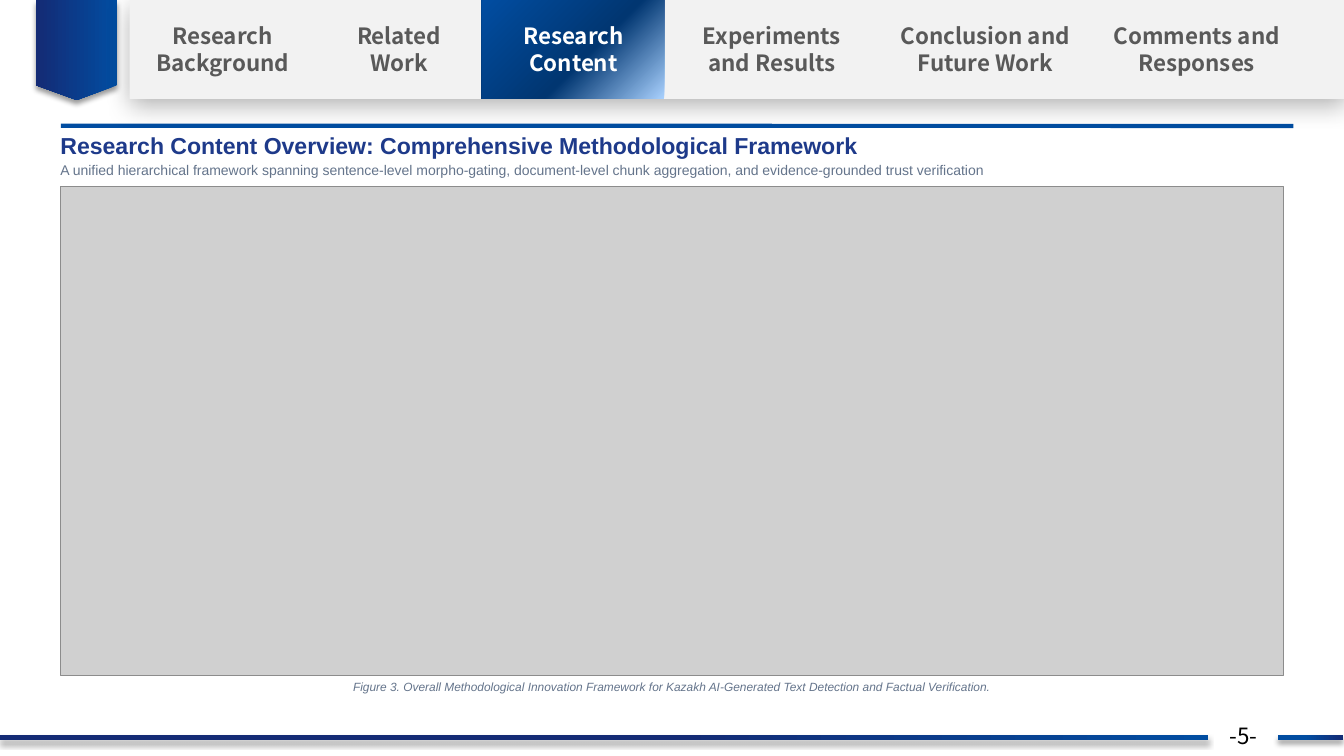
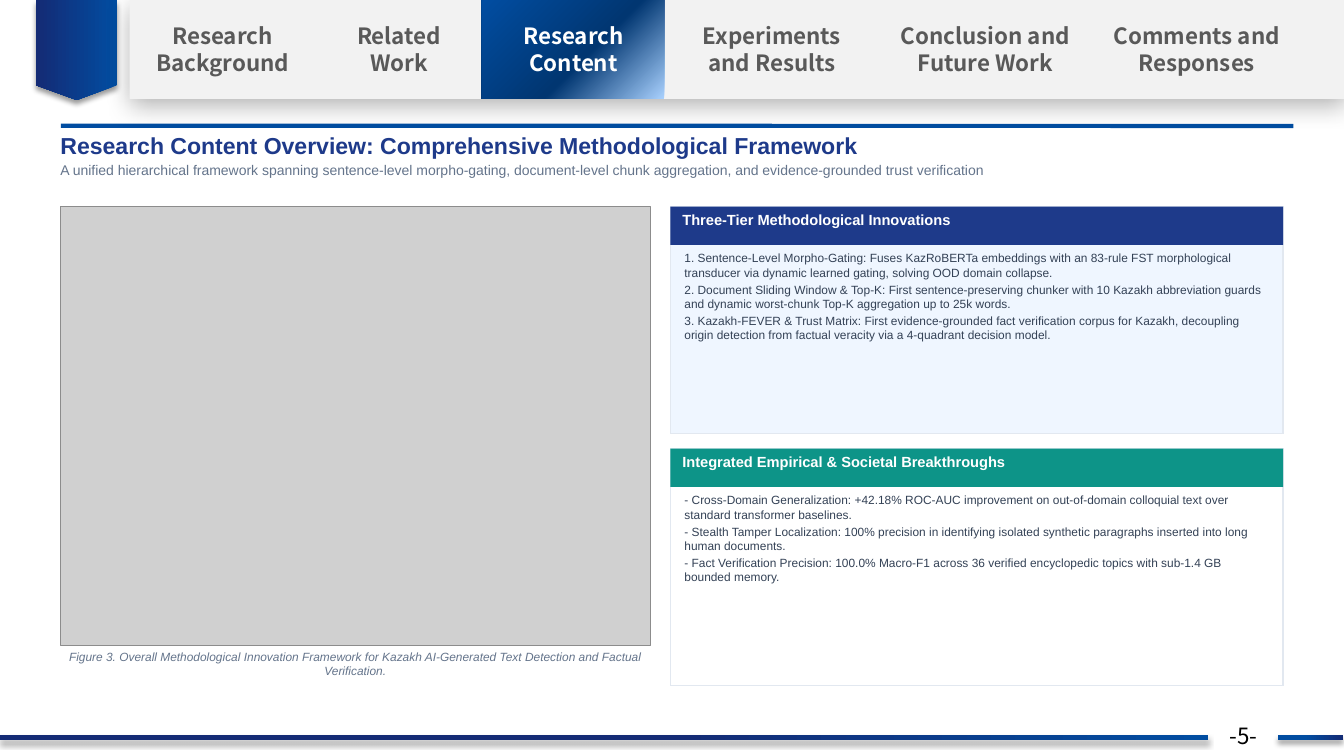
Before and after one commit to nKa1i/kazakh-ai-text-detection, a slide deck: slide 7 of Kazakh_AI_Detection_Thesis_Progress_Prof_Guo.pptx. Drawn at 1344x756 pixels with LibreOffice and Linux fonts; fonts in the diff are those of the drawing; grey boxes stand for pictures; background and template pictures are left out. Boxes give left, top, right and bottom in pixels: in the first picture for what was removed or moved away, otherwise in the second. Text is boxed around its words. In the diff, an @@ line names an element or a change of style, - is before the commit and + after.

Commit message:
chore(presentation): commit updated presentation deck binary with Slide 7 and Slide 18 changes

```diff
--- a/Kazakh_AI_Detection_Thesis_Progress_Prof_Guo.pptx
+++ b/Kazakh_AI_Detection_Thesis_Progress_Prof_Guo.pptx
@@ picture: place and size @@
-picture at [60, 187, 1284, 676]
+picture at [60, 207, 650, 645]
@@ rectangle added at [670, 207, 1284, 434], fill #EFF6FF, outline #E2E8F0 1 pt @@
@@ rectangle added at [670, 207, 1284, 245], fill #1E3A8A @@
@@ text added at [682, 214, 951, 228], 10.5 pt, text #FFFFFF, bold @@
+Three-Tier Methodological Innovations
@@ text added at [684, 253, 1261, 342], 8.5 pt, text #334155 @@
+1. Sentence-Level Morpho-Gating: Fuses KazRoBERTa embeddings with an 83-rule FST morphological transducer via dynamic learned gating, solving OOD domain collapse.
+2. Document Sliding Window & Top-K: First sentence-preserving chunker with 10 Kazakh abbreviation guards and dynamic worst-chunk Top-K aggregation up to 25k words.
+3. Kazakh-FEVER & Trust Matrix: First evidence-grounded fact verification corpus for Kazakh, decoupling origin detection from factual veracity via a 4-quadrant decision model.
@@ rectangle added at [670, 449, 1284, 686], fill #FFFFFF, outline #E2E8F0 1 pt @@
@@ rectangle added at [670, 449, 1284, 487], fill #0D9488 @@
@@ text added at [682, 456, 1005, 470], 10.5 pt, text #FFFFFF, bold @@
+Integrated Empirical & Societal Breakthroughs
@@ text added at [684, 495, 1248, 584], 8.5 pt, text #334155 @@
+- Cross-Domain Generalization: +42.18% ROC-AUC improvement on out-of-domain colloquial text over standard transformer baselines.
+- Stealth Tamper Localization: 100% precision in identifying isolated synthetic paragraphs inserted into long human documents.
+- Fact Verification Precision: 100.0% Macro-F1 across 36 verified encyclopedic topics with sub-1.4 GB bounded memory.
@@ text "Figure 3. Overall Methodological Innovation ..." rewrapped from [353, 682, 990, 694] to [69, 652, 641, 675] @@
```
Also in this commit, not shown: 2 other slides changed.
